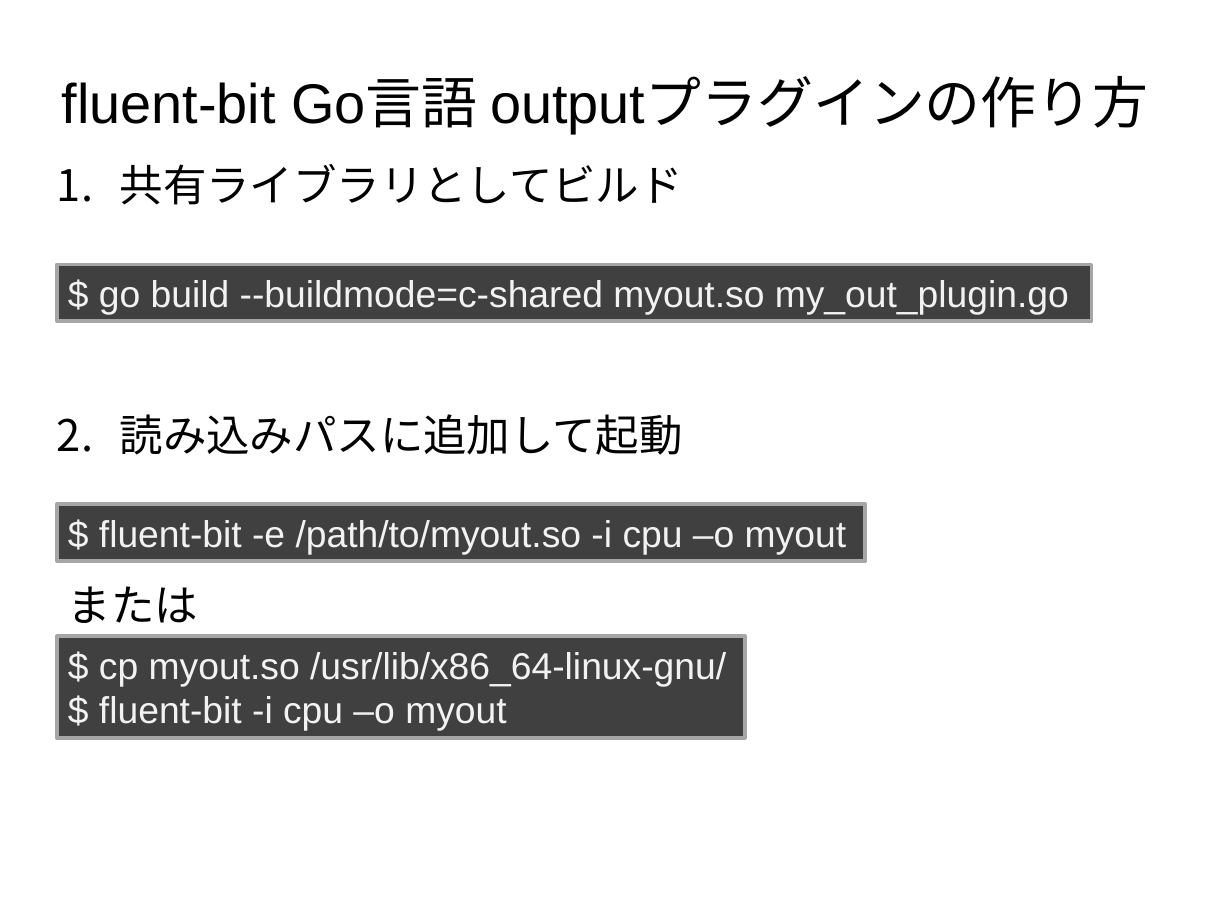
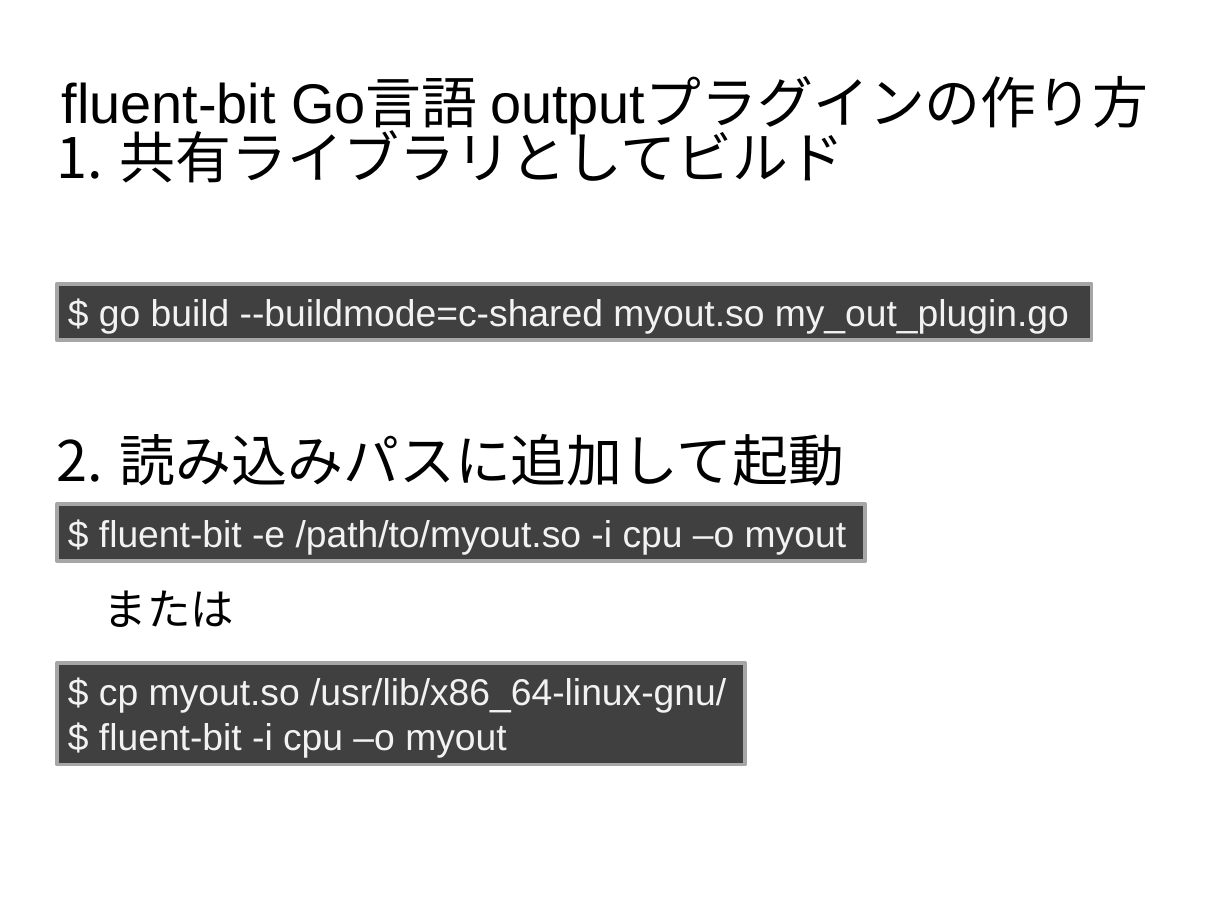
Before and after one commit to cosmo0920/prometheus_meetup_slide_20200115, a slide deck: slide 6 of Prometheus_meetup_slide.pptx. Drawn at 1232x924 pixels with LibreOffice and Linux fonts; fonts in the diff are those of the drawing; background and template pictures are left out. Boxes give left, top, right and bottom in pixels: in the first picture for what was removed or moved away, otherwise in the second. Text is boxed around its words. In the diff, an @@ line names an element or a change of style, - is before the commit and + after.

```diff
--- a/Prometheus_meetup_slide.pptx
+++ b/Prometheus_meetup_slide.pptx
@@ subtitle "共有ライブラリとしてビルド" at bbox=[120, 122, 845, 486]: size 28 to 36 pt @@
@@ rectangle "$ go build --buildmode=c-shared myout.so ...": place and size @@
-rectangle "$ go build --buildmode=c-shared myout.so ..." at bbox=[57, 265, 1092, 321]
+rectangle "$ go build --buildmode=c-shared myout.so ..." at bbox=[57, 284, 1092, 340]
@@ text "または": place and size @@
-text "または" at bbox=[68, 586, 198, 623]
+text "または" at bbox=[104, 590, 234, 627]
@@ rectangle "$ cp myout.so /usr/lib/x86_64-linux-gnu/": place and size @@
-rectangle "$ cp myout.so /usr/lib/x86_64-linux-gnu/" at bbox=[57, 636, 746, 738]
+rectangle "$ cp myout.so /usr/lib/x86_64-linux-gnu/" at bbox=[57, 663, 746, 765]
```
Also in this commit, not shown: 5 other slides changed, 1 other file.
